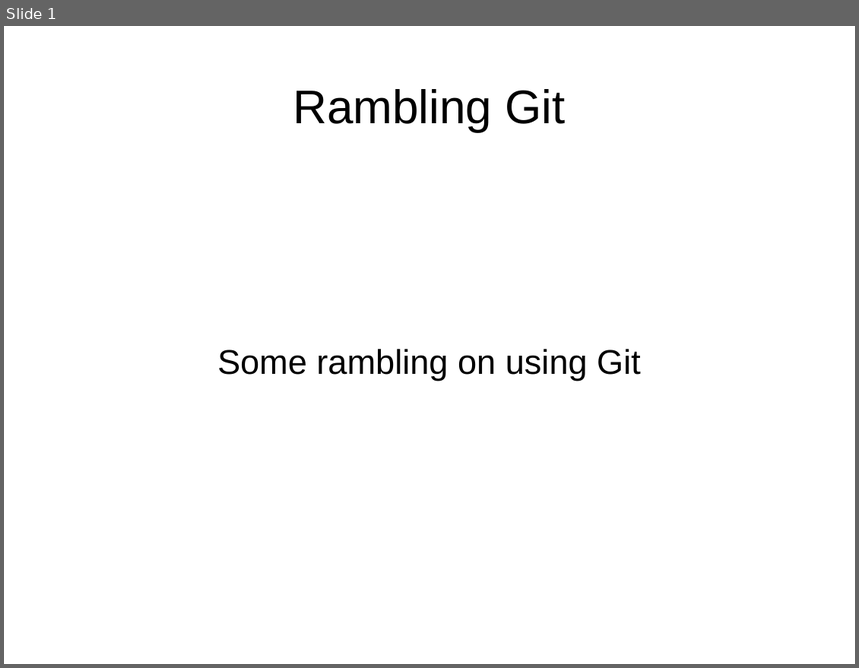
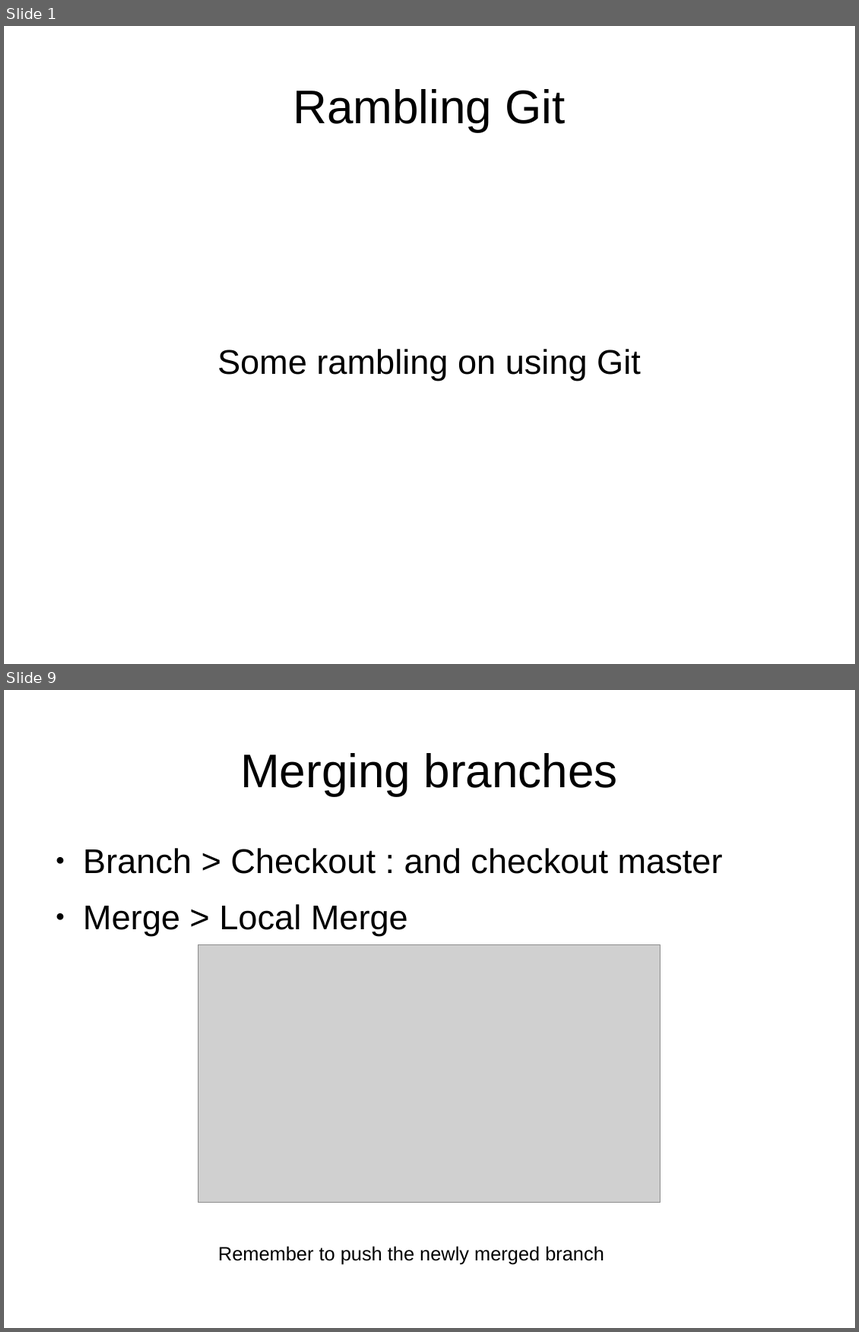
Before and after one commit to warkrug/rambling_git, a slide deck: presentation/ramblings.odp. Shown one above the other, each under a label of ours: slide 1 before the commit, slides 1 and 9 after it; the slides between them are not shown. The pictures are 859x668 and 859x1332 pixels, drawn with LibreOffice and Linux fonts; fonts in the diff are those of the drawing; grey boxes stand for pictures. Boxes give left, top, right and bottom in pixels: in the first picture for what was removed or moved away, otherwise in the second. Text is boxed around its words. In the diff, an @@ line names an element or a change of style, - is before the commit and + after.

```diff
--- a/presentation/ramblings.odp
+++ b/presentation/ramblings.odp
@@ slide 9 added at (4, 690, 855, 1328), background #FFFFFF @@
@@ title added at (240, 753, 618, 796), 44 pt, text #000000 @@
+Merging branches
@@ text added at (83, 848, 723, 936), 32 pt, text #000000 @@
+● Branch > Checkout : and checkout master
+● Merge > Local Merge
@@ picture added at (199, 945, 661, 1203) @@
@@ text added at (218, 1246, 604, 1265), 18 pt, text #000000 @@
+Remember to push the newly merged branch
```
Also in this commit, not shown: 11 other slides added, 6 other files.
